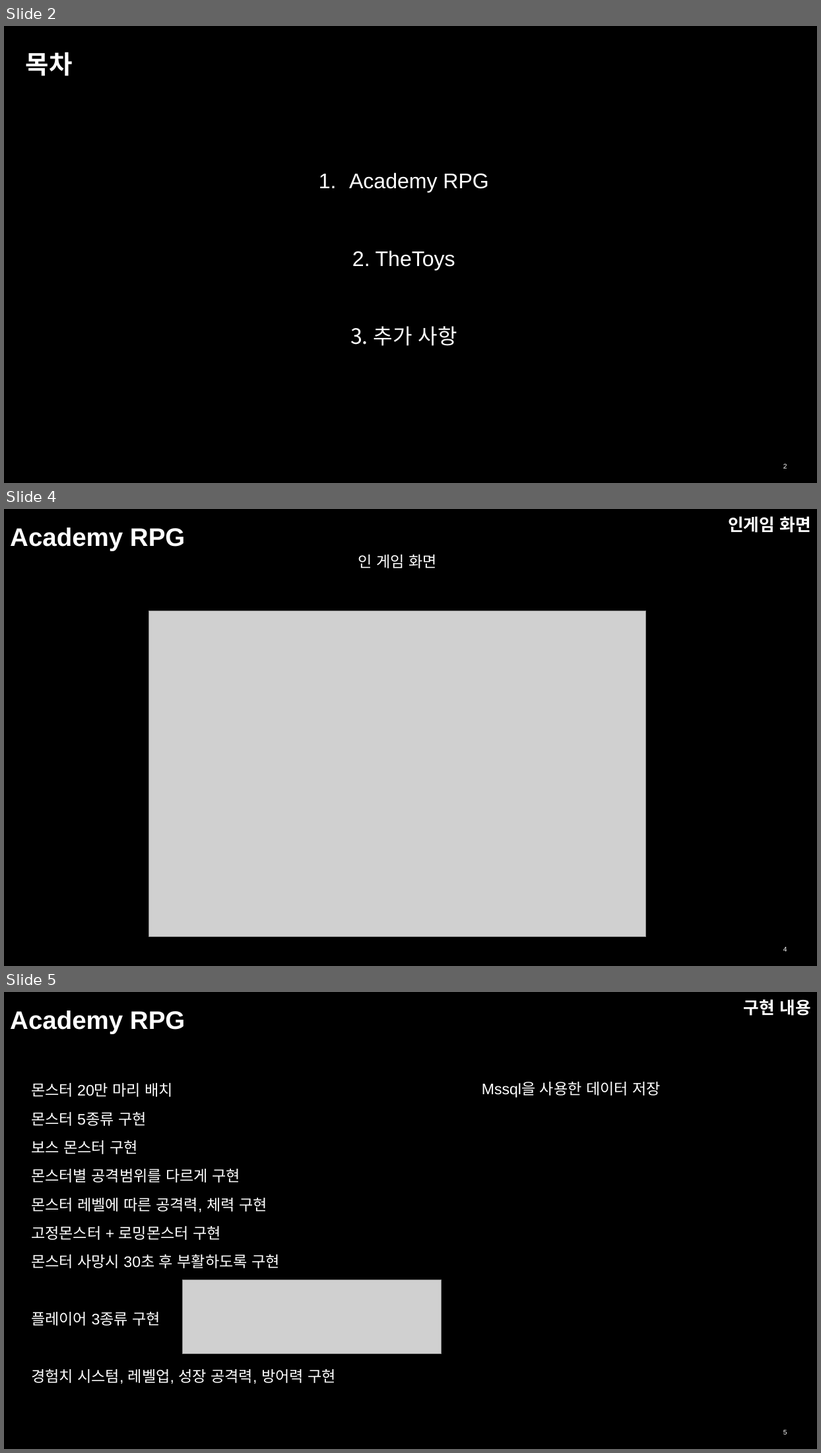
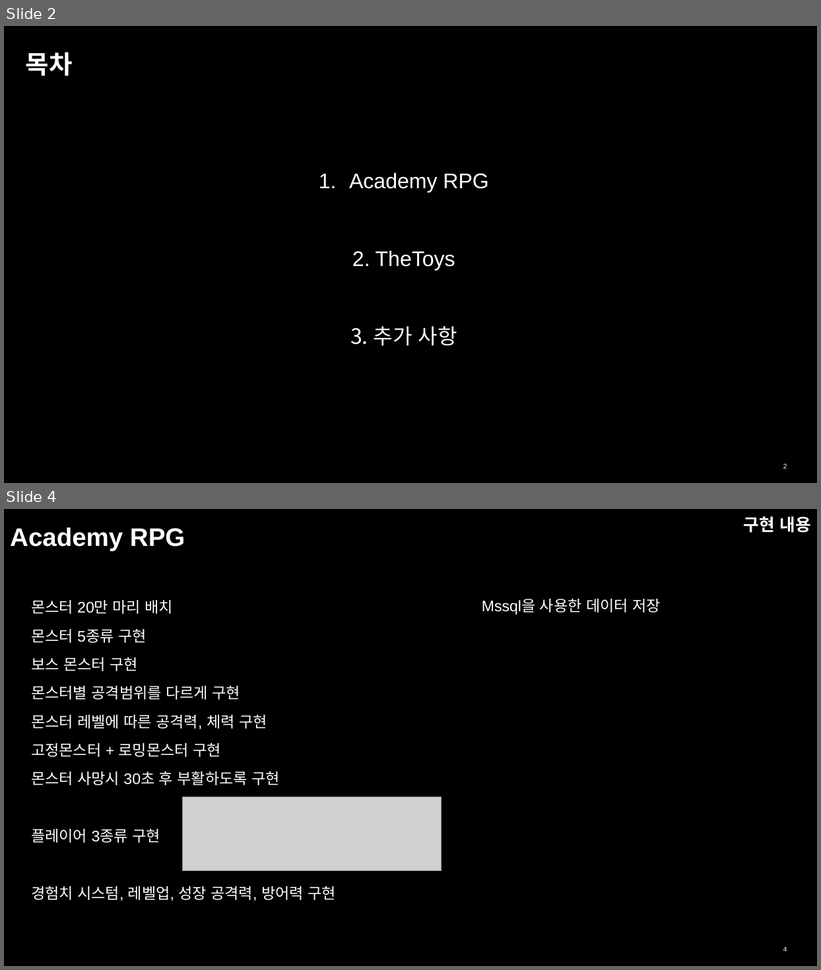
Before and after one commit to NewbieProgrammerCrew/graduation-project, a slide deck: 포트폴리오/이종혁 포트폴리오.pptx. Shown one above the other, each under a label of ours: slides 2, 4 and 5 before the commit, slides 2 and 4 after it; the slides between them are not shown. The pictures are 821x1453 and 821x970 pixels, drawn with LibreOffice and Linux fonts; fonts in the diff are those of the drawing; grey boxes stand for pictures. Boxes give left, top, right and bottom in pixels: in the first picture for what was removed or moved away, otherwise in the second. Text is boxed around its words. In the diff, an @@ line names an element or a change of style, - is before the commit and + after.

```diff
--- a/포트폴리오/이종혁 포트폴리오.pptx
+++ b/포트폴리오/이종혁 포트폴리오.pptx
@@ slide 4 removed at (x1=4, y1=509, x2=817, y2=966), background #000000 @@
@@ title removed at (x1=10, y1=527, x2=185, y2=551) @@
-Academy RPG
@@ text removed at (x1=728, y1=516, x2=811, y2=533) @@
-인게임 화면
@@ text removed at (x1=358, y1=555, x2=438, y2=568) @@
-인 게임 화면
@@ picture removed at (x1=149, y1=611, x2=646, y2=937) @@
@@ page number removed at (x1=783, y1=947, x2=787, y2=952) @@
-4
@@ what was slide 5 is now slide 4 @@
@@ page number at (x1=783, y1=947, x2=787, y2=952): text changed @@
-5
+4
```
Also in this commit, not shown: 6 slides changed, 1 slide added, 4 other slides removed, 1 other file.
